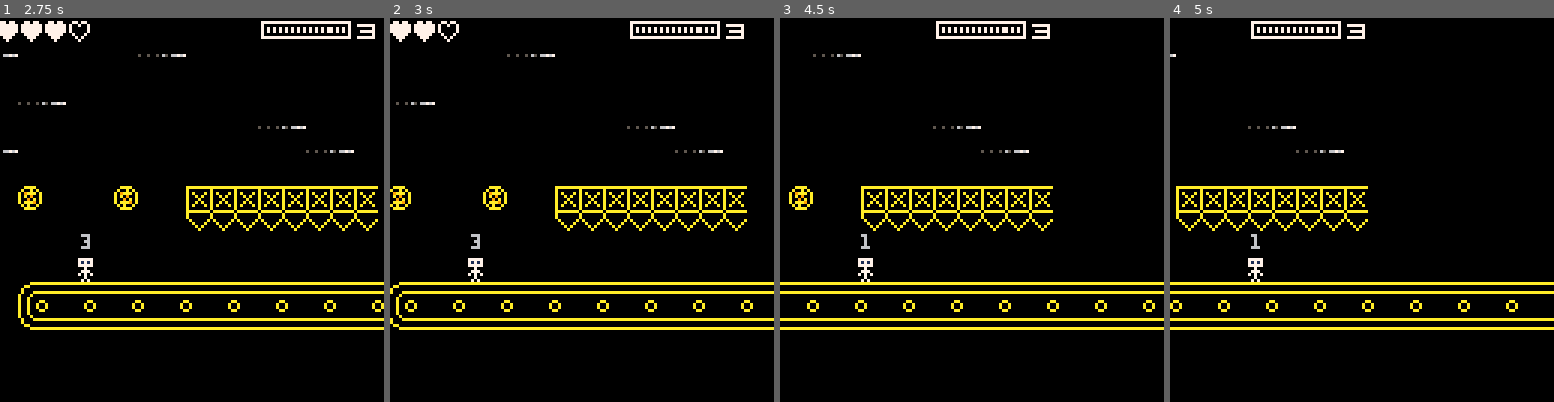
Above: before the commit, frames 1-4 (left to right).
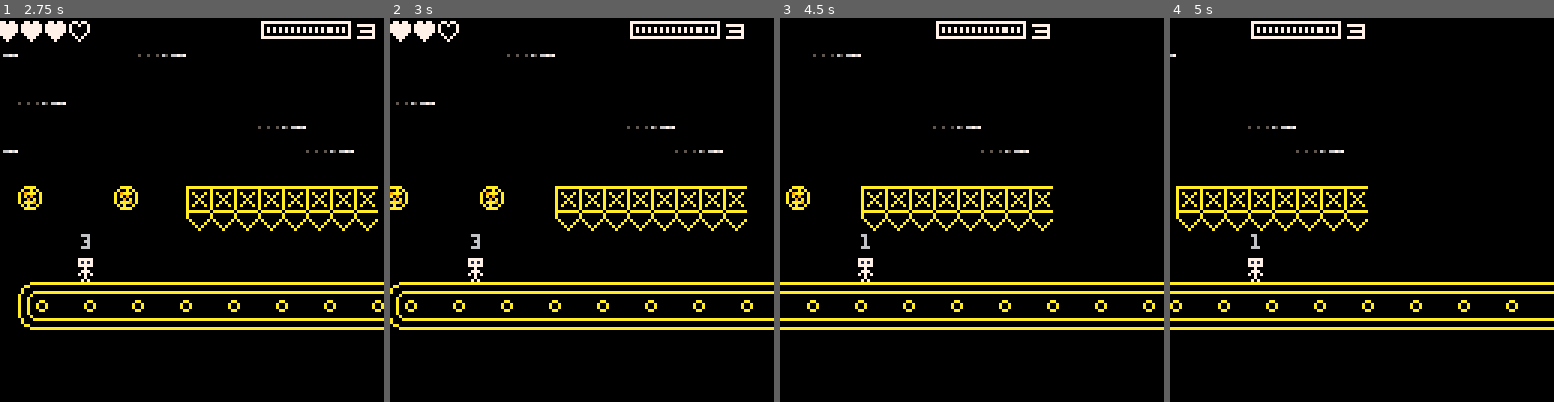
Above: after the commit, the same moments.

Repository: amurf/beltboy
Game: PICO-8 cartridge beltboy.p8
Two runs of this game, one before a commit and one after it. Both use one fixed random seed, a clock stepped at 60 frames per second and the inputs below.
Inputs:
- Up to frame 1 (2.75 s): hold Right 1.6-2.1 s; hold Up 2.15-2.42 s; hold Right from 2.47 s (still down)
- Up to frame 2 (3 s): keep holding Right
- Up to frame 3 (4.5 s): release Right at 3.03 s; hold Left 3.08-3.58 s; hold Right from 4.02 s (still down)
- Up to frame 4 (5 s): release Right at 4.68 s; hold Up from 4.73 s (still down)

Frame 1 is identical in both runs. In frame 2, 0.5% of the frame differs, in the area x 0-31%, y 43-50%; in frame 3, 0.3%; in frame 4, nothing differs.

Commit message:
Add new sprite flags, include object.lua

Diff:
--- a/beltboy.p8
+++ b/beltboy.p8
@@ -2,6 +2,7 @@
 version 18
 __lua__
 #include player.lua
+#include object.lua
 #include game.lua
 #include title.lua
 #include main.lua
@@ -39,7 +40,7 @@
 0000000000000000000000000000000000aa00000000000000000000000000000000aa0000000000000000000000000000000000000000000000000000000000
 000000000000000000000000000000000000aaaaaaaaaaaaaaaaaaaaaaaaaaaaaaaa000000000000aaaaaaaaaaaaaaaa00000000000000000000000000000000
 __gff__
-0000010000000000000000000000000000000000000000000000000000000000000000000101010101000101000000000000000001010101010001010000000000000000000000000000000000000000000000000000000000000000000000000000000000000000000000000000000000000000000000000000000000000000
+0000010000000200000000000000000000000000000000000000000000000000000000000101010101000101000000000000000001010101010001010000000000000000000000000000000000000000000000000000000000000000000000000000000000000000000000000000000000000000000000000000000000000000
 0000000000000000000000000000000000000000000000000000000000000000000000000000000000000000000000000000000000000000000000000000000000000000000000000000000000000000000000000000000000000000000000000000000000000000000000000000000000000000000000000000000000000000
 __map__
 111111213e3e3e3e0000001c1d1d1e0c00000000000000000000000000000000000000000000000000000000000000000000000000000000000000000000000000000000000000000000000000000000000000000000000000000000000000000000000000000000000000000000000000000000000000000000000000000000
